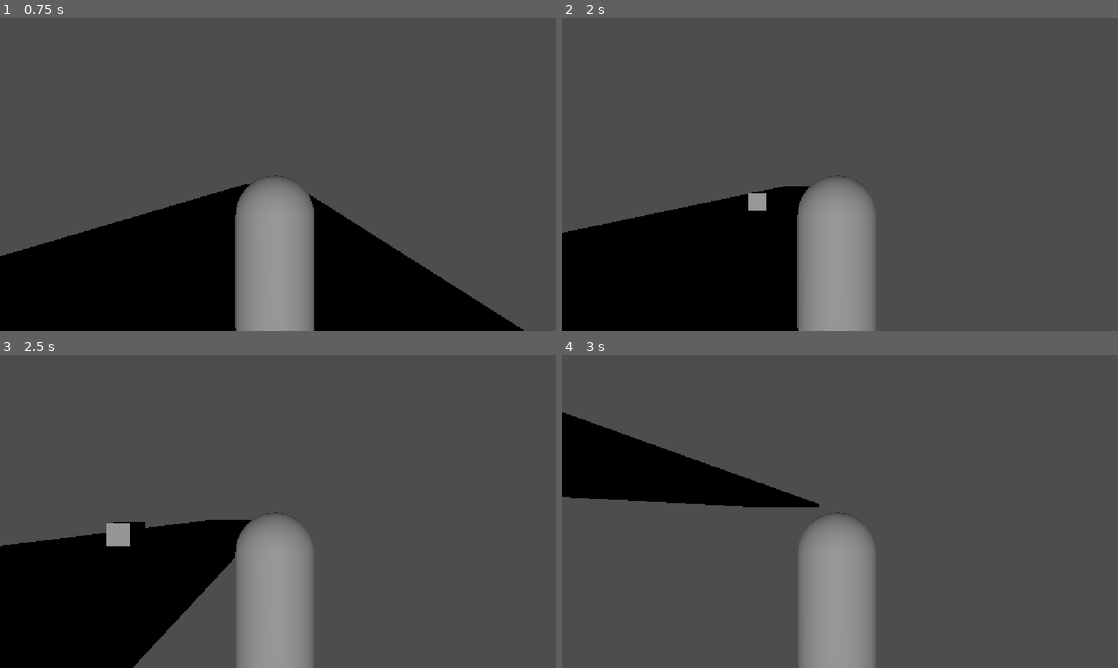
Above: before the commit, frames 1-4 (two rows, left to right).
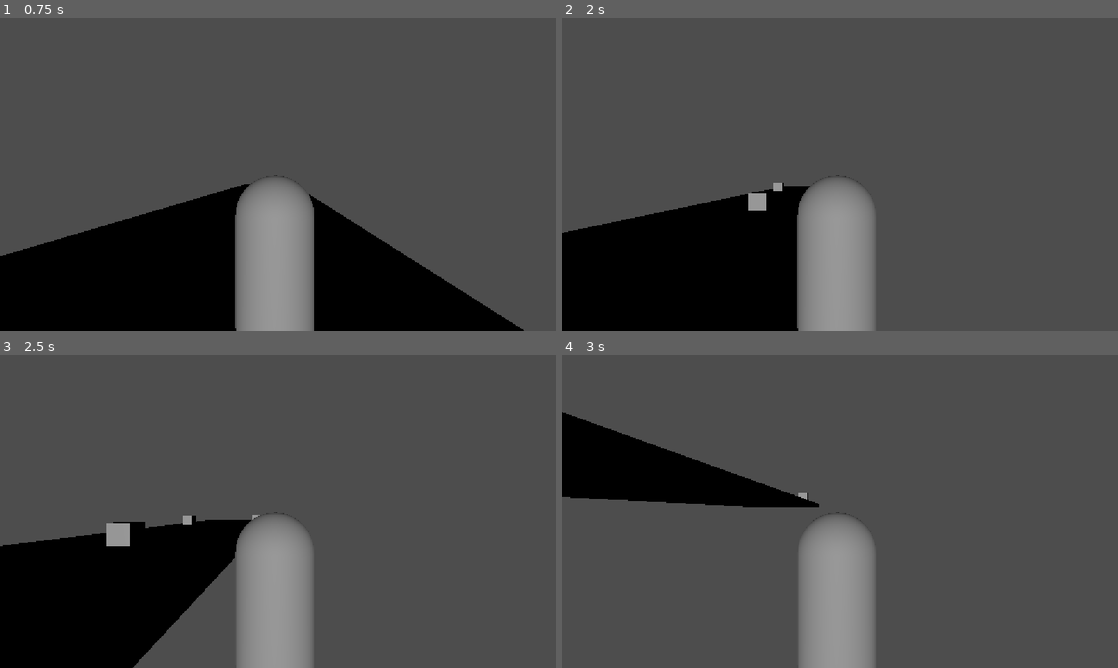
Above: after the commit, the same moments.

Repository: TheAbdullahSaleem/Run_Run_Run
Game: Godot game, scene res://Scenes/main.tscn
The game is run twice, just before and just after one commit, with the same random seed, the same clock (stepped at 60 frames per second) and the same inputs.
Inputs (mouse positions are in pixels of both pictures, inside the frame that each line leads up to):
- Up to frame 1 (0.75 s): tap Enter at 0.5 s; move the mouse to (400, 158) at 0.52 s; hold D (right) from 0.53 s (still down); tap Alt at 0.6 s; click (400, 158) at 0.67 s
- Up to frame 2 (2 s): tap Space (Jump) at 0.77, 1.52 s; move the mouse to (728, 190) at 1.27 s; release D (right) at 1.28 s; hold Down from 1.28 s (still down); tap Shift at 1.35 s
- Up to frame 3 (2.5 s): move the mouse to (333, 442) at 2.02 s; release Down at 2.03 s; hold D (right) from 2.03 s (still down); tap Alt at 2.1 s
- Up to frame 4 (3 s): move the mouse to (812, 574) at 2.77 s; release D (right) at 2.78 s; hold Up from 2.78 s (still down); tap Shift at 2.85 s; click (812, 574) at 2.92 s

Frame 1 is identical in both runs. In frame 2, less than 0.1% of the frame differs, in the area x 38-40%, y 52-56%; in frame 3, less than 0.1%, in the area x 32-47%, y 51-55%; in frame 4, less than 0.1%.

Commit message:
Added the ground and made a functional prototype

Diff:
--- a/Scripts/main.gd
+++ b/Scripts/main.gd
@@ -20,4 +20,4 @@
 	while n<10:
 		n += 1
 		await get_tree().create_timer(1.0).timeout
-		spawning_obstacles()
+		spawn_obstacles()
